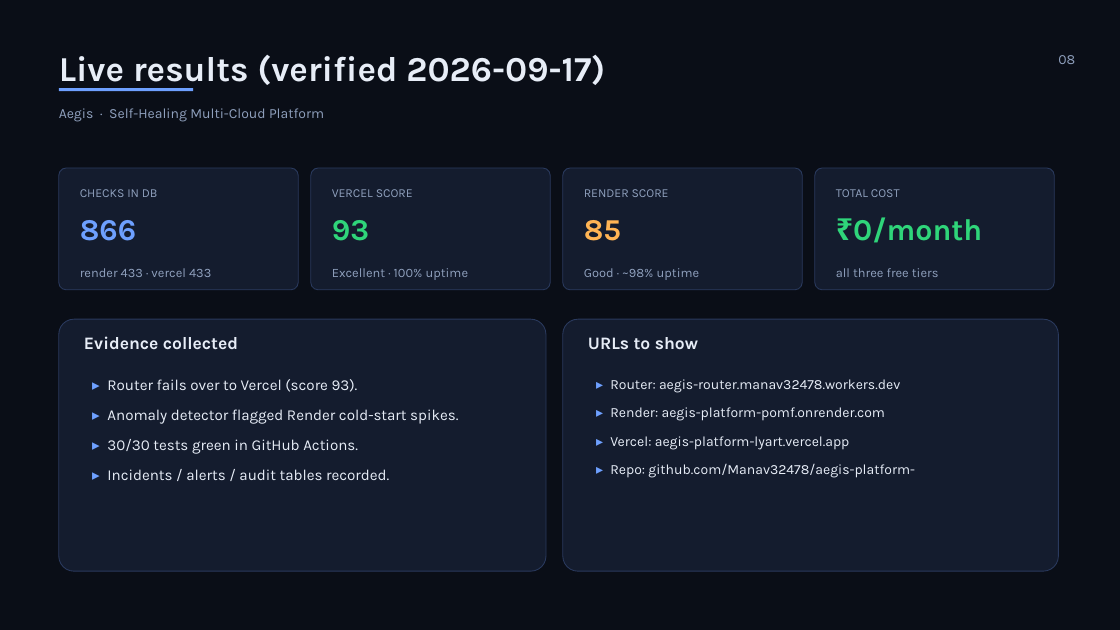
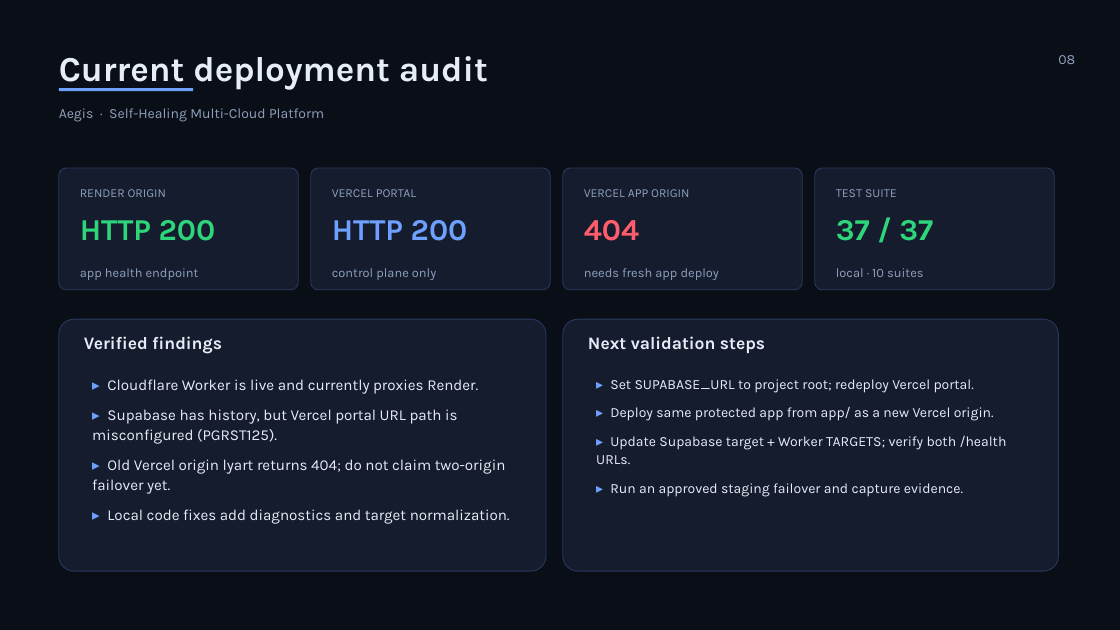
Before and after one commit to Manav32478/aegis-platform-, a slide deck: slide 8 of docs/EVAL2_PRESENTATION.pptx. Drawn at 1120x630 pixels with LibreOffice and Linux fonts; fonts in the diff are those of the drawing. Boxes give left, top, right and bottom in pixels: in the first picture for what was removed or moved away, otherwise in the second. Text is boxed around its words. In the diff, an @@ line names an element or a change of style, - is before the commit and + after.

Commit message:
Update Aegis Vercel diagnostics and app origin

```diff
--- a/docs/EVAL2_PRESENTATION.pptx
+++ b/docs/EVAL2_PRESENTATION.pptx
@@ text at (59,56,488,90): text changed @@
-Live results (verified 2026-09-17)
+Current deployment audit
@@ text at (80,189,166,197): text changed @@
-CHECKS IN DB
+RENDER ORIGIN
@@ text at (332,189,416,197): text changed @@
-VERCEL SCORE
+VERCEL PORTAL
@@ text at (584,189,689,197): text changed @@
-RENDER SCORE
+VERCEL APP ORIGIN
@@ text at (836,189,897,197): text changed @@
-TOTAL COST
+TEST SUITE
@@ text at (80,220,216,241): text changed; text colour #6EA0FF to #2FD57A @@
-866
+HTTP 200
@@ text at (332,220,468,241): text changed; text colour #2FD57A to #6EA0FF @@
-93
+HTTP 200
@@ text at (584,220,639,241): text changed; text colour #FFB454 to #FF5D6C @@
-85
+404
@@ text at (836,220,933,241): text changed @@
-₹0/month
+37 / 37
@@ text at (80,268,199,280): text changed @@
-render 433 · vercel 433
+app health endpoint
@@ text at (332,268,436,280): text changed @@
-Excellent · 100% uptime
+control plane only
@@ text at (584,268,719,280): text changed @@
-Good · ~98% uptime
+needs fresh app deploy
@@ text at (836,268,924,277): text changed @@
-all three free tiers
+local · 10 suites
@@ text at (84,336,222,354): text changed @@
-Evidence collected
+Verified findings
@@ text at (588,336,765,353): text changed @@
-URLs to show
+Next validation steps
@@ text at (92,379,510,524): text changed @@
-▸ Router fails over to Vercel (score 93).
-▸ Anomaly detector flagged Render cold-start spikes.
-▸ 30/30 tests green in GitHub Actions.
-▸ Incidents / alerts / audit tables recorded.
+▸ Cloudflare Worker is live and currently proxies Render.
+▸ Supabase has history, but Vercel portal URL path is misconfigured (PGRST125).
+▸ Old Vercel origin lyart returns 404; do not claim two-origin failover yet.
+▸ Local code fixes add diagnostics and target normalization.
@@ text at (596,379,1007,497): text changed @@
-▸ Router: aegis-router.manav32478.workers.dev
-▸ Render: aegis-platform-pomf.onrender.com
-▸ Vercel: aegis-platform-lyart.vercel.app
-▸ Repo: github.com/Manav32478/aegis-platform-
+▸ Set SUPABASE_URL to project root; redeploy Vercel portal.
+▸ Deploy same protected app from app/ as a new Vercel origin.
+▸ Update Supabase target + Worker TARGETS; verify both /health URLs.
+▸ Run an approved staging failover and capture evidence.
```
Also in this commit, not shown: 9 other slides changed, 30 other files.
